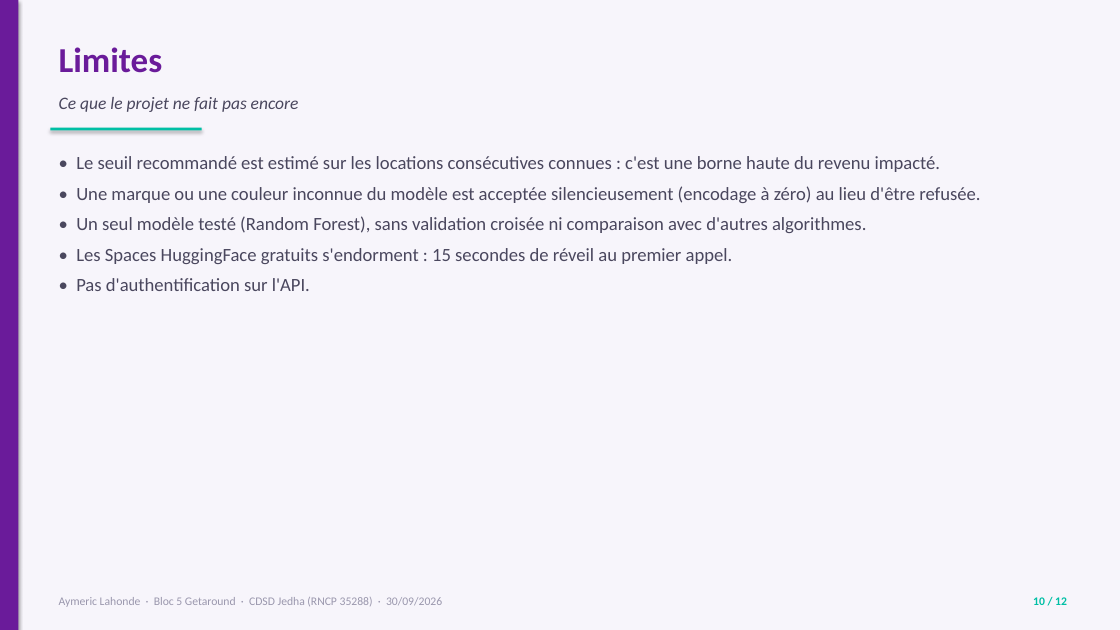
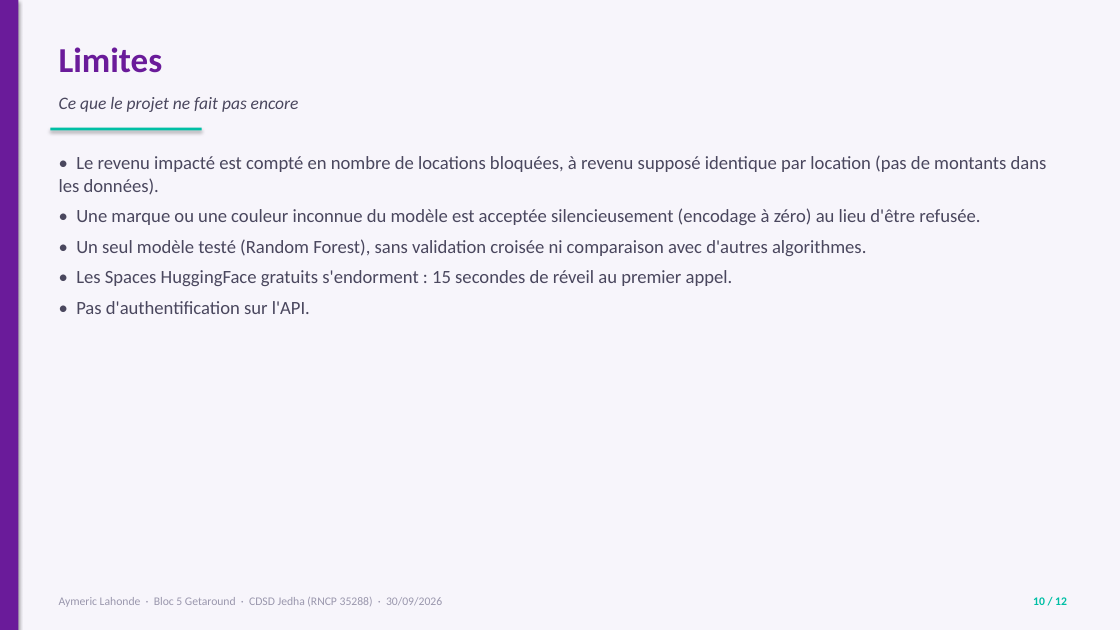
Before and after one commit to aymericlahonde-dotcom/cdsd-b5-getaround, a slide deck: slide 10 of Presentation_Getaround_Soutenance.pptx. Drawn at 1120x630 pixels with LibreOffice and Linux fonts; fonts in the diff are those of the drawing. Boxes give left, top, right and bottom in pixels: in the first picture for what was removed or moved away, otherwise in the second. Text is boxed around its words. In the diff, an @@ line names an element or a change of style, - is before the commit and + after.

Commit message:
PPT : précision sur le taux de retard, chiffres de la recommandation seuil Connect, limite reformulée

```diff
--- a/Presentation_Getaround_Soutenance.pptx
+++ b/Presentation_Getaround_Soutenance.pptx
@@ text at (59, 155, 1047, 195): text changed @@
-• Le seuil recommandé est estimé sur les locations consécutives connues : c'est une borne haute du revenu impacté.
+• Le revenu impacté est compté en nombre de locations bloquées, à revenu supposé identique par location (pas de montants dans les données).
```
Also in this commit, not shown: 1 other slide changed.
